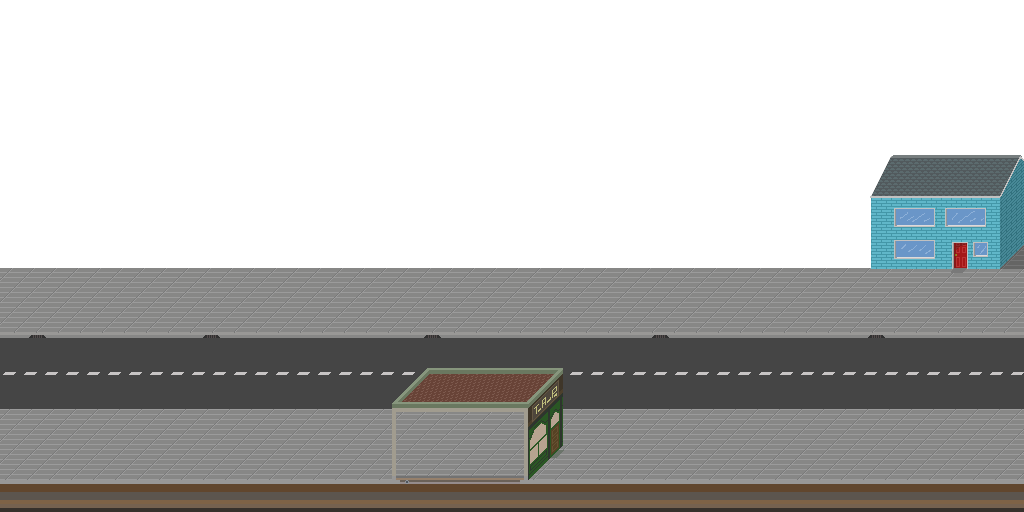
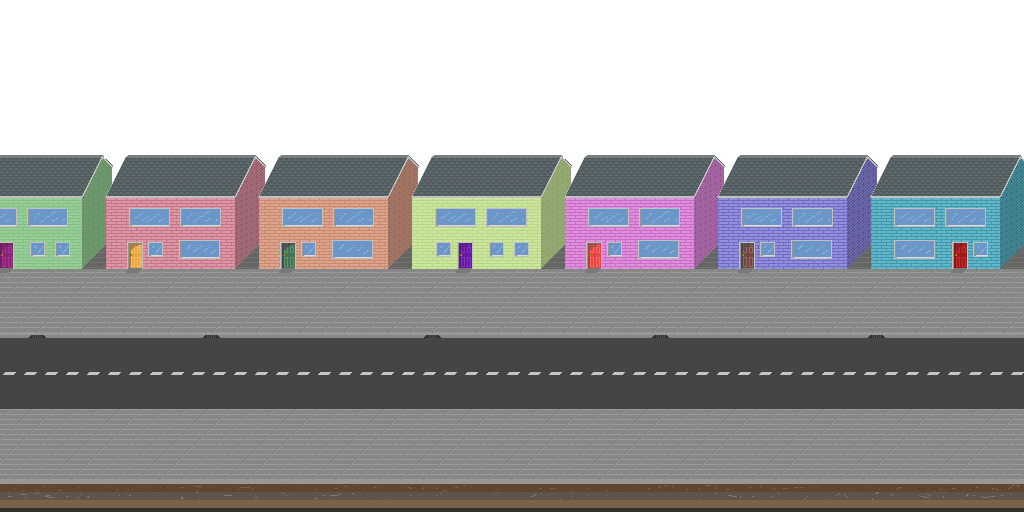
Two versions of the same layered image (1024 × 512). Layer-by-layer changes:
hid "Layer 3" over [388, 368, 564, 488]
showed "Layer 9" over [5, 484, 1023, 500]
added layer "Layer 19 copia 5" (multiply) above "Layer 19 copia 4" over [386, 159, 418, 269]
added layer "Layer 19 copia 4" (multiply) above "Layer 19 copia 6" over [80, 159, 112, 269]
added layer "Layer 19 copia 6" (multiply) above "Layer 19 copia 3" over [233, 159, 265, 269]
added layer "Layer 19 copia 3" (multiply) above "Layer 19 copia 2" over [539, 159, 571, 269]
added layer "Layer 19 copia 2" (multiply) above "Layer 19 copia" over [692, 159, 724, 269]
added layer "Layer 19 copia" (multiply) above "Layer 18" over [845, 159, 877, 269]
removed layer "Layer 21" over [0, 231, 1024, 500]
added layer "Layer 18 copia" above "Layer 18 copia 2" over [717, 155, 878, 273]
added layer "Layer 18 copia 2" above "Capa 5" over [564, 155, 725, 273]
added layer "Capa 5" above "Layer 18 copia 3" over [411, 155, 572, 273]
added layer "Layer 18 copia 3" above "Layer 18 copia 4" over [258, 155, 419, 273]
added layer "Layer 18 copia 4" above "Capa 5 copia" over [105, 155, 266, 273]
added layer "Capa 5 copia" above "Capa 4" over [0, 155, 113, 273]
added layer "Capa 4" above "Layer 7" over [0, 231, 1024, 500]
